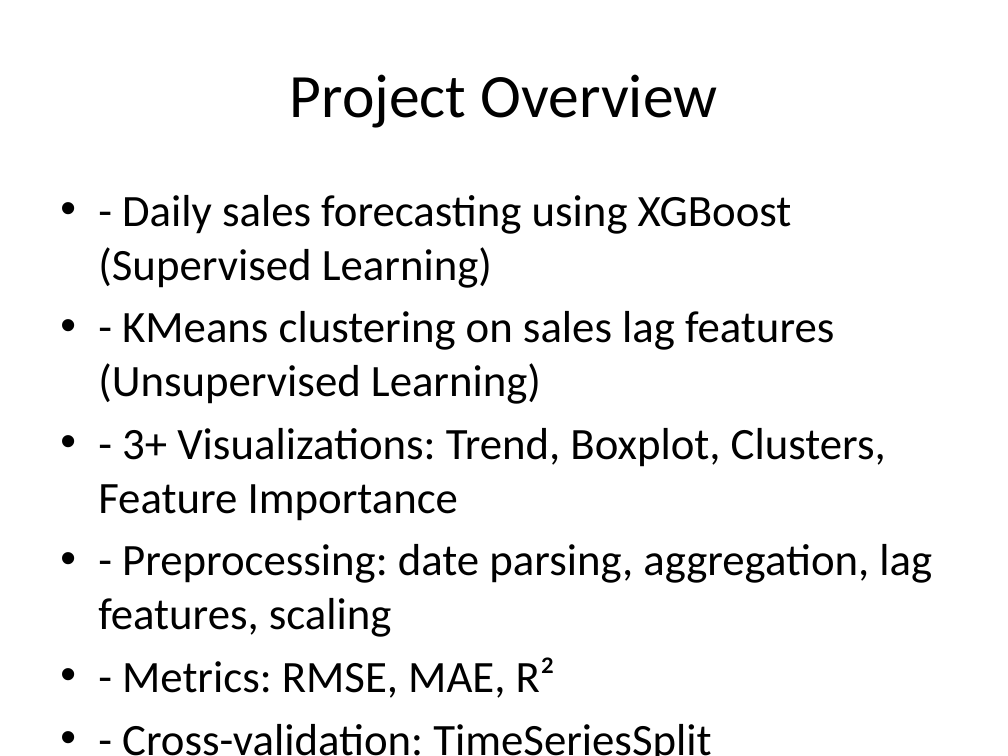
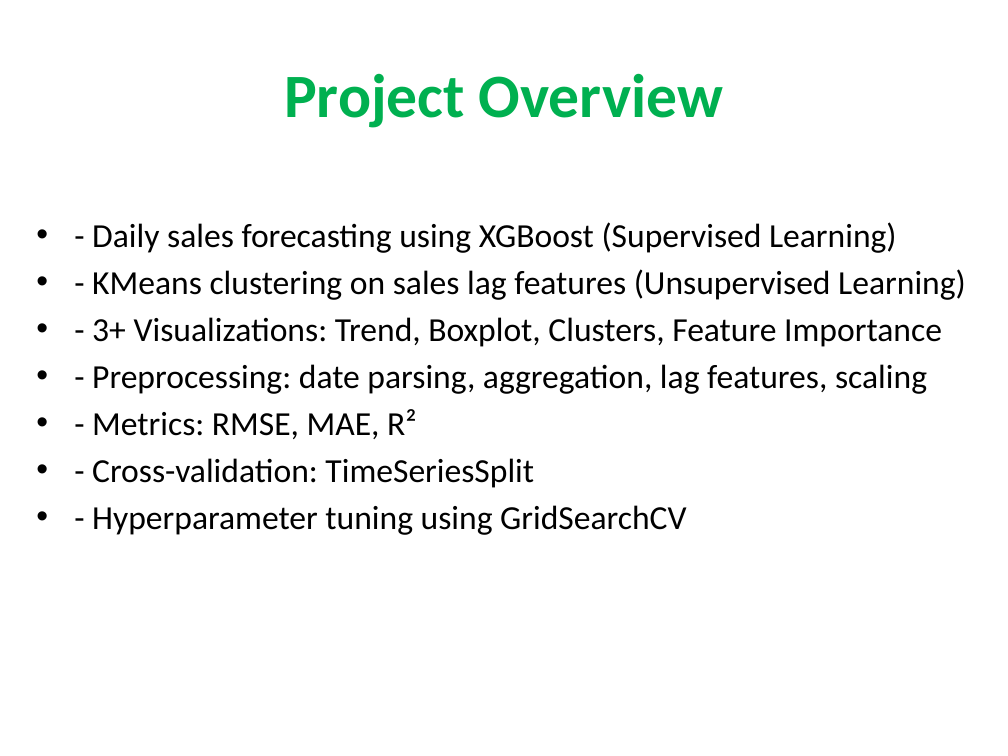
Before and after one commit to subalakshmi-ds/sales-forecasting-clustering-project, a slide deck: slide 2 of Sales_Project_Summary_PPT.pptx. Drawn at 1008x756 pixels with LibreOffice and Linux fonts; fonts in the diff are those of the drawing. Boxes give left, top, right and bottom in pixels: in the first picture for what was removed or moved away, otherwise in the second. Text is boxed around its words. In the diff, an @@ line names an element or a change of style, - is before the commit and + after.

Commit message:
updated ppt 2

```diff
--- a/Sales_Project_Summary_PPT.pptx
+++ b/Sales_Project_Summary_PPT.pptx
@@ title "Project Overview" at bbox=[284, 73, 723, 128]: text colour #000000 to #00B050, bold on @@
@@ text at bbox=[92, 222, 966, 535]: paragraph removed @@
-• Prepared by: ChatGPT
@@ text "- Daily sales forecasting using ...": place and size @@
-text "- Daily sales forecasting using ..." at bbox=[98, 195, 932, 756]
+text "- Daily sales forecasting using ..." at bbox=[92, 222, 966, 535]
@@ text "- Daily sales forecasting using ..." at bbox=[92, 222, 966, 535]: size 32 to 24 pt; less space between paragraphs @@
```
Also in this commit, not shown: 2 other slides changed, 4 slides added, 1 other file.
